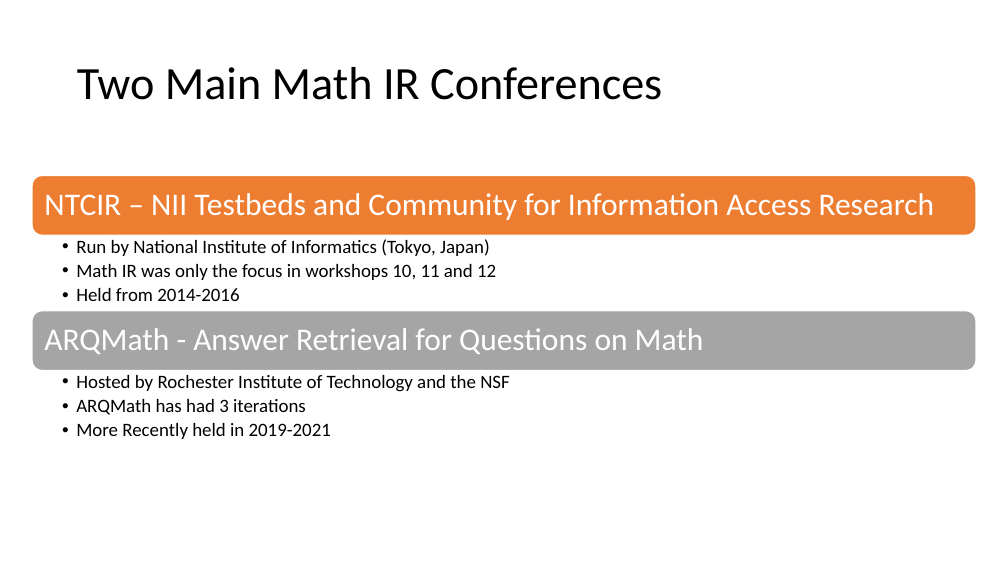
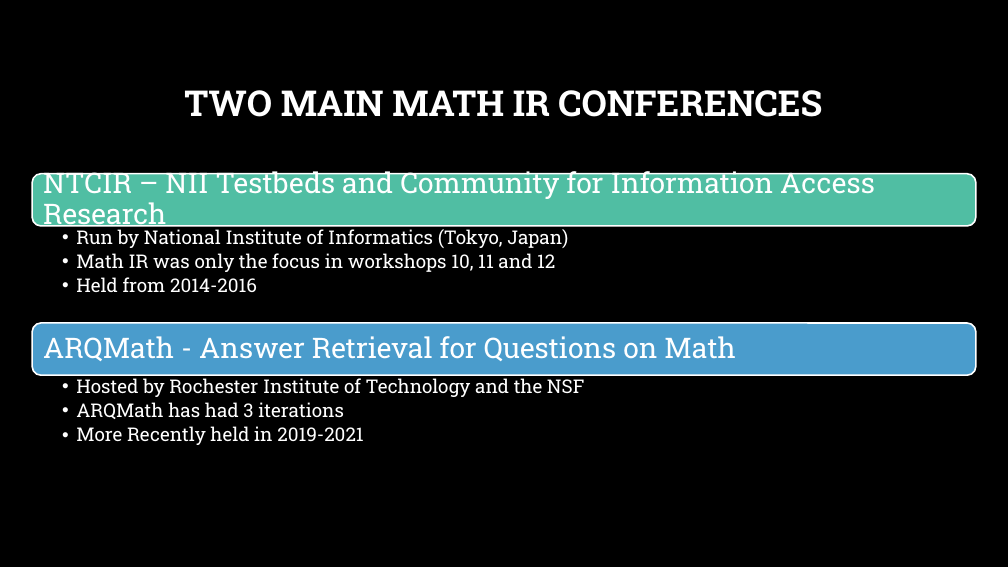
Before and after one commit to pure0022/math-IR-ARQMath-CompuBERT, a slide deck: slide 7 of Math Information Retrieval.pptx (slide 8 before the commit). Drawn at 1008x567 pixels with LibreOffice and Linux fonts; fonts in the diff are those of the drawing; background and template pictures are left out. Boxes give left, top, right and bottom in pixels: in the first picture for what was removed or moved away, otherwise in the second. Text is boxed around its words. In the diff, an @@ line names an element or a change of style, - is before the commit and + after.

```diff
--- a/Math Information Retrieval.pptx
+++ b/Math Information Retrieval.pptx
@@ background #FFFFFF to picture (left out) @@
@@ title at bbox=[184, 90, 822, 117]: text changed; size 44 to 34 pt; font Calibri to Roboto Slab; text colour #000000 to #FFFFFF; bold on @@
-Two Main Math IR Conferences
+TWO MAIN MATH IR CONFERENCES
@@ rounded rectangle: place and size @@
-rounded rectangle at bbox=[33, 175, 976, 235]
+rounded rectangle at bbox=[33, 174, 976, 226]
@@ rounded rectangle at bbox=[33, 174, 976, 226]: fill #ED7D31 to #50BEA3; outline #FFFFFF 1 pt to #FFFFFF 1.5 pt @@
@@ text "NTCIR – NII Testbeds and ..." at bbox=[43, 167, 875, 231]: size 30 to 27 pt, font Calibri to Roboto Slab; less space between paragraphs @@
@@ text "Run by National Institute of ..." at bbox=[76, 226, 568, 292]: font Calibri to Roboto Slab, text colour #000000 to #FFFFFF @@
@@ text "Run by National Institute of ...": place and size @@
-text "Run by National Institute of ..." at bbox=[76, 239, 496, 301]
+text "Run by National Institute of ..." at bbox=[76, 226, 568, 292]
@@ rounded rectangle: place and size @@
-rounded rectangle at bbox=[33, 311, 976, 371]
+rounded rectangle at bbox=[33, 323, 976, 375]
@@ rounded rectangle at bbox=[33, 323, 976, 375]: fill #A5A5A5 to #4A9CCC; outline #FFFFFF 1 pt to #FFFFFF 1.5 pt @@
@@ text "ARQMath - Answer Retrieval for ..." at bbox=[43, 336, 735, 361]: size 30 to 27 pt, font Calibri to Roboto Slab; less space between paragraphs @@
@@ text "ARQMath - Answer Retrieval for ...": place and size @@
-text "ARQMath - Answer Retrieval for ..." at bbox=[44, 328, 704, 354]
+text "ARQMath - Answer Retrieval for ..." at bbox=[43, 336, 735, 361]
@@ text "Hosted by Rochester Institute of ..." at bbox=[76, 378, 584, 445]: font Calibri to Roboto Slab, text colour #000000 to #FFFFFF @@
```
Also in this commit, not shown: 17 other slides changed, 4 slides added, 1 slide removed, 3 other files.
